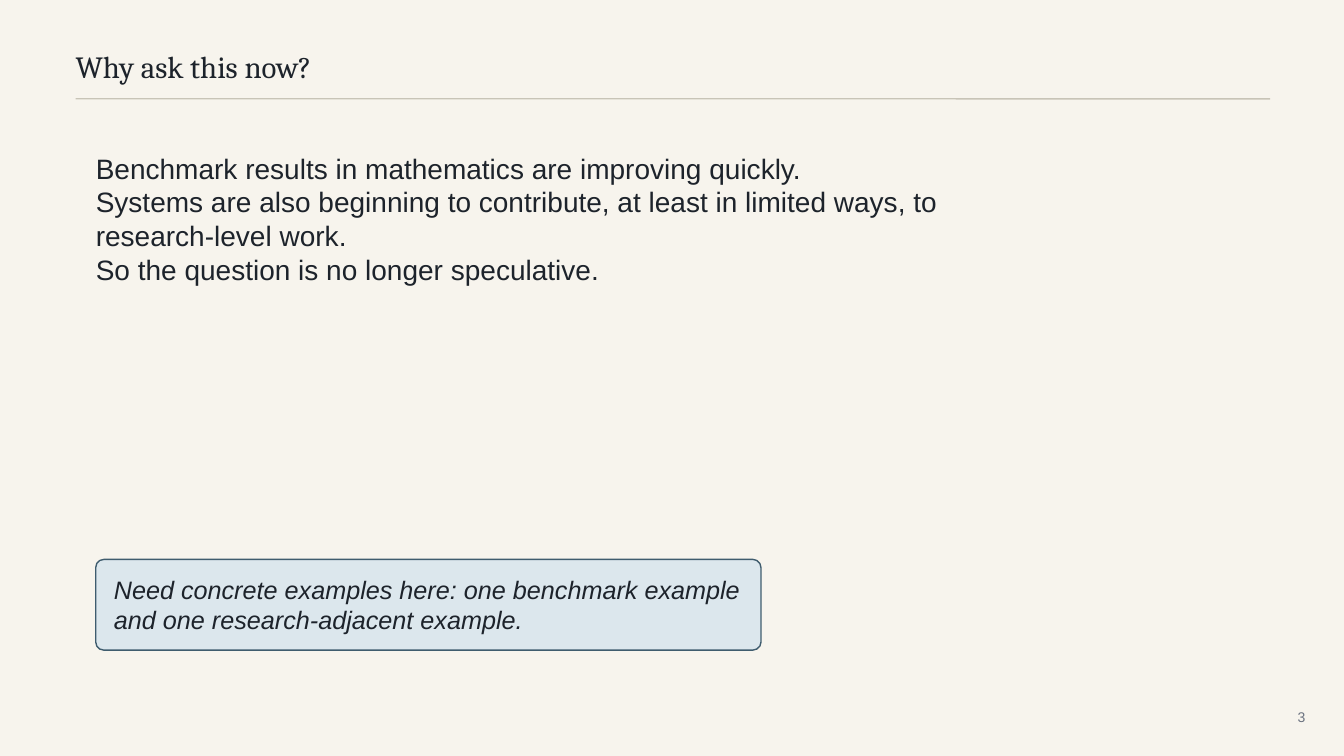
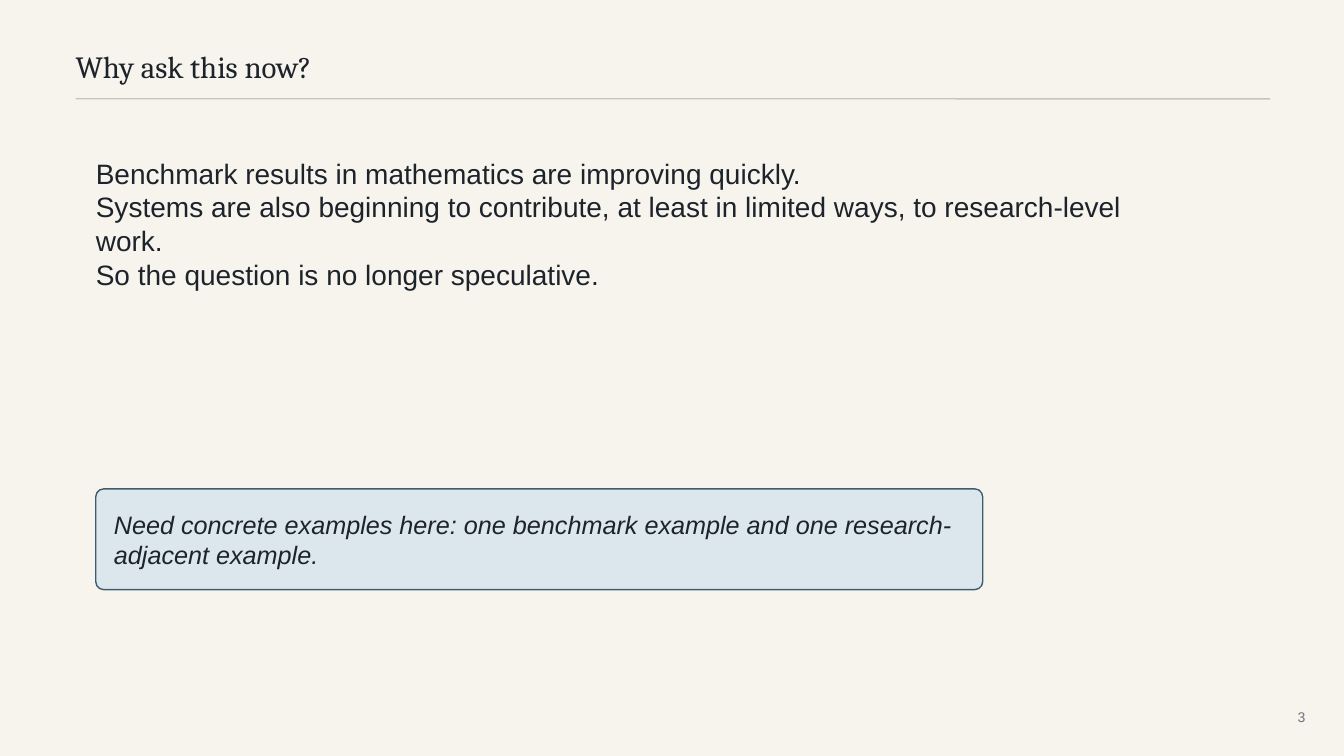
Before and after one commit to mattrobball/2026_03_09-colloquium, a slide deck: slide 3 of deck/should-you-trust-an-ai-mathematician.pptx. Drawn at 1344x756 pixels with LibreOffice and Linux fonts; fonts in the diff are those of the drawing. Boxes give left, top, right and bottom in pixels: in the first picture for what was removed or moved away, otherwise in the second. Text is boxed around its words. In the diff, an @@ line names an element or a change of style, - is before the commit and + after.

```diff
--- a/deck/should-you-trust-an-ai-mathematician.pptx
+++ b/deck/should-you-trust-an-ai-mathematician.pptx
@@ text "Benchmark results in mathematics are ..." rewrapped from box(96, 158, 936, 285) to box(96, 163, 1120, 290) @@
@@ rounded rectangle: place and size @@
-rounded rectangle at box(96, 560, 761, 650)
+rounded rectangle at box(96, 489, 983, 590)
@@ rounded rectangle at box(96, 489, 983, 590): proportions changed @@
@@ text "Need concrete examples here: one ..." rewrapped from box(114, 580, 740, 635) to box(114, 515, 951, 570) @@
```
Also in this commit, not shown: 13 other slides changed, 2 other files.
